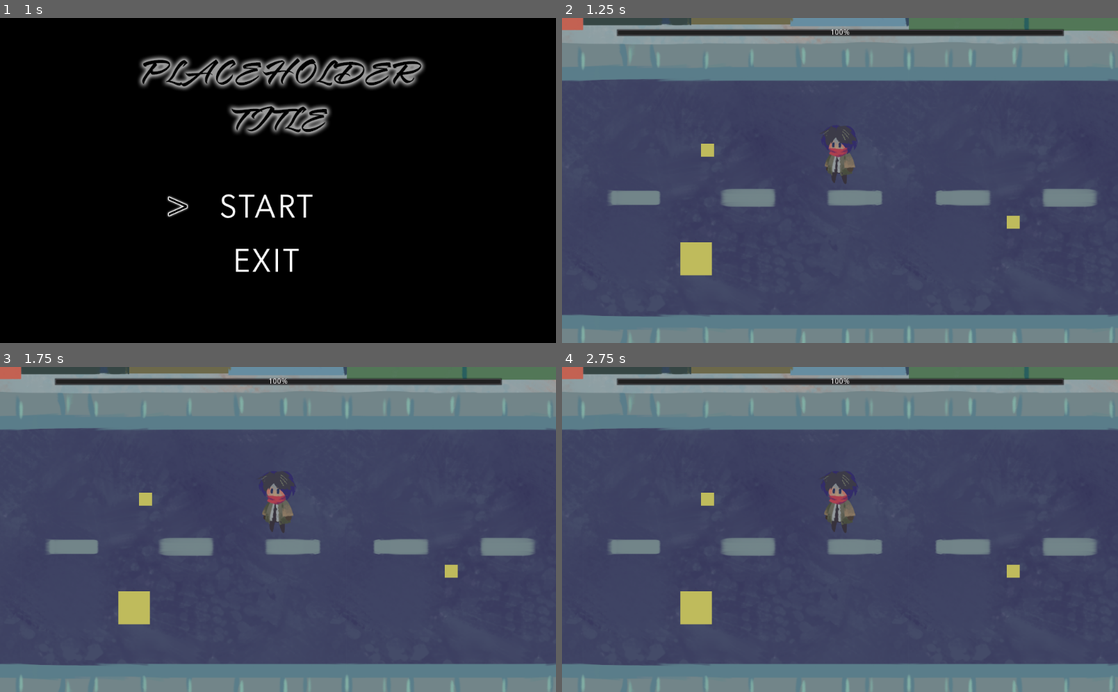
Above: before the commit, frames 1-4 (two rows, left to right).
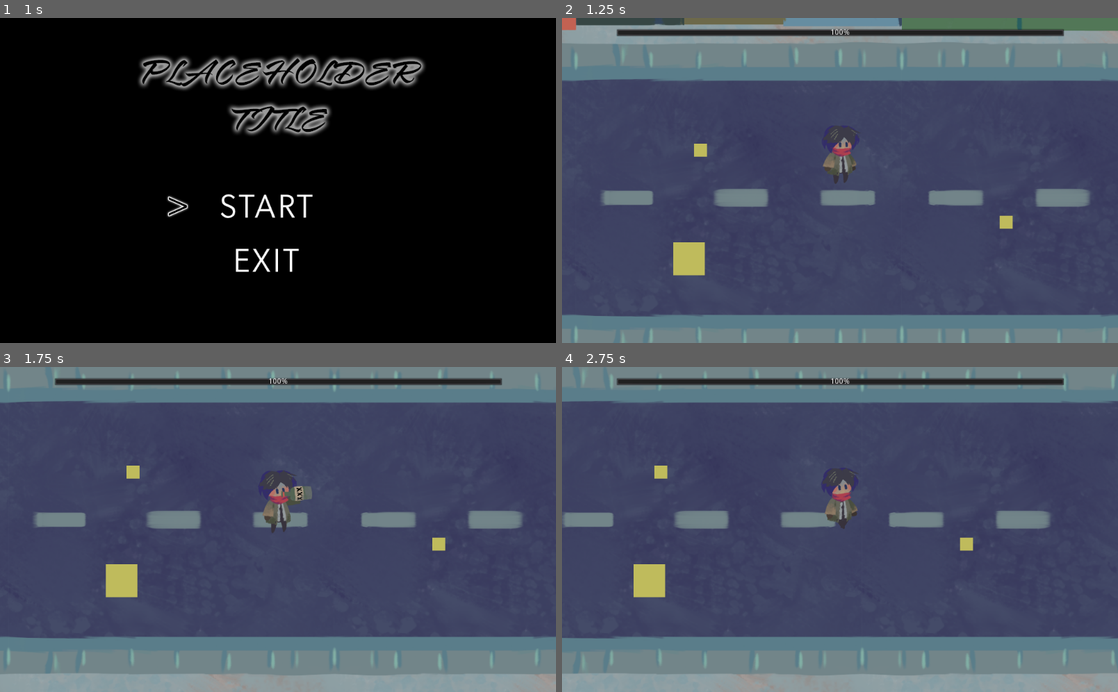
Above: after the commit, the same moments.

Repository: kris-pearman/global-game-jam-2021
Game: Godot game, scene res://Scenes/Screens/Title.tscn
Same seed, same stepped clock (60 frames per second), same inputs: the game is played once before the commit and once after it. The engine's default icon, where the game draws it, is replaced by a stand-in: a white triangle on a blue panel in a dark square. Sound files missing from this copy of the repository are replaced by a short silence.
Inputs:
- Up to frame 1 (1 s): tap Enter (ui_accept) at 0.5, 0.77 s; hold Right (right) from 0.53 s (still down)
- Up to frame 2 (1.25 s): keep holding Right (right)
- Up to frame 3 (1.75 s): release Right (right) at 1.28 s; hold Down (down) from 1.28 s (still down); tap Enter (ui_accept) at 1.52 s
- Up to frame 4 (2.75 s): release Down (down) at 2.03 s; hold Right (right) from 2.03 s (still down)

Frame 1 is identical in both runs. In frame 2, 2.8% of the frame differs, in the area x 2-99%, y 0-100%; in frame 3, 35%; in frame 4, 35%, in the area x 0-100%, y 0-100%.
Error before the commit: Parse Error: Mixed tabs and spaces in indentation. (res://Scenes/Player.gd:45)

Commit message:
testing to see if branch works still

Diff:
--- a/Global Game Jam 2021/Scenes/Player.gd
+++ b/Global Game Jam 2021/Scenes/Player.gd
@@ -42,7 +42,7 @@
 		check_collision()
 		check_animation()
 		check_player_move()
-    drink_sound_check()
+		drink_sound_check()
 
 
 func check_collision():
